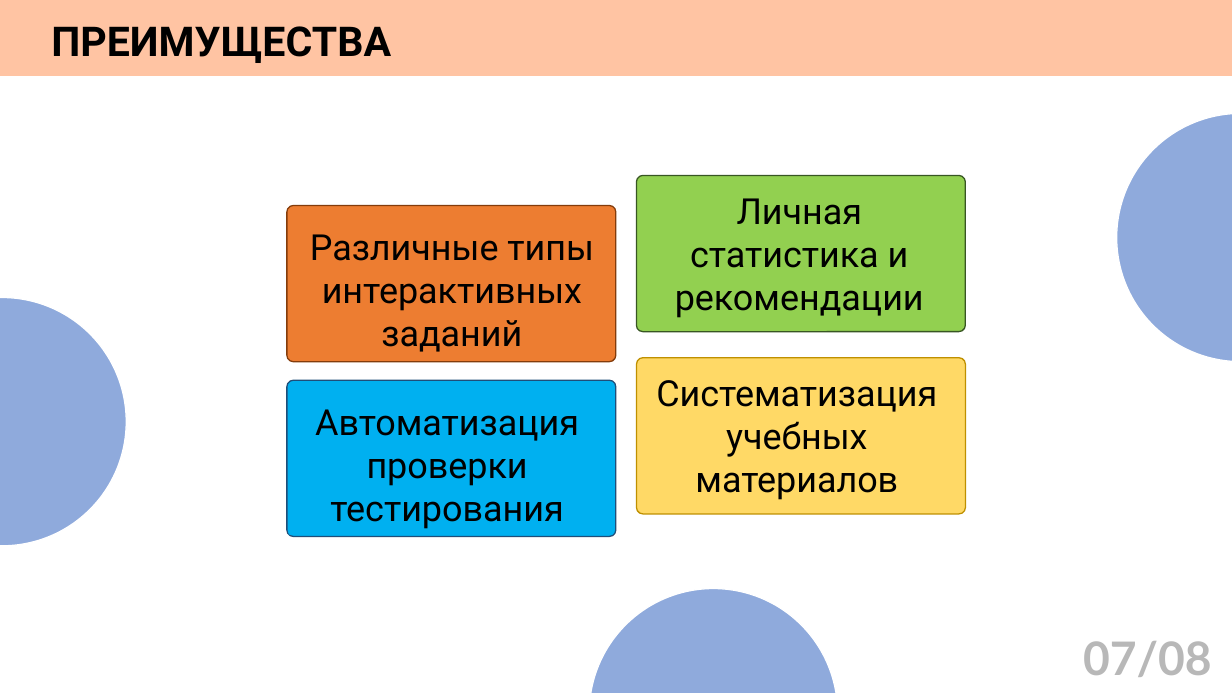
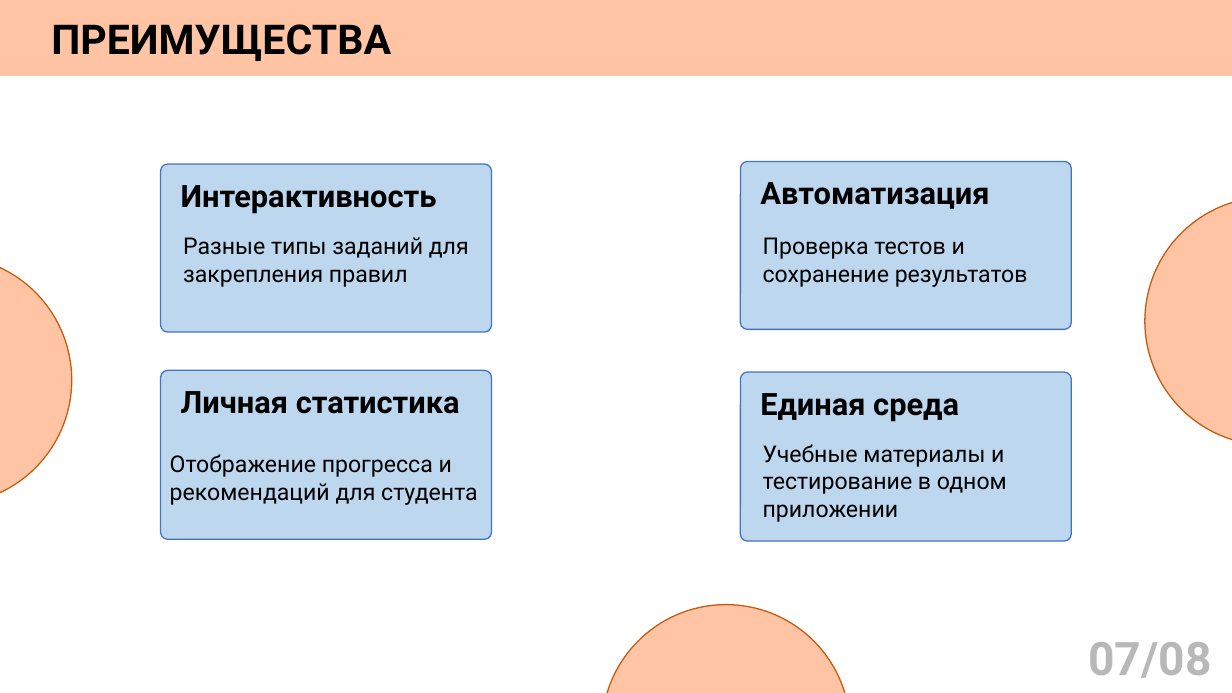
Before and after one commit to AngelGrinota/presentation, a slide deck: slide 7 of презентация.pptx. Drawn at 1232x693 pixels with LibreOffice and Linux fonts; fonts in the diff are those of the drawing. Boxes give left, top, right and bottom in pixels: in the first picture for what was removed or moved away, otherwise in the second. Text is boxed around its words. In the diff, an @@ line names an element or a change of style, - is before the commit and + after.

```diff
--- a/презентация.pptx
+++ b/презентация.pptx
@@ rounded rectangle: place and size @@
-rounded rectangle at (287,205,616,361)
+rounded rectangle at (161,165,492,333)
@@ rounded rectangle at (161,165,492,333): fill #ED7D31 to #BDD7EE; outline #843C0B 1 pt to #4472C4 1 pt @@
@@ rounded rectangle: place and size @@
-rounded rectangle at (637,176,966,332)
+rounded rectangle at (740,162,1071,330)
@@ rounded rectangle at (740,162,1071,330): fill #92D050 to #BDD7EE; outline #385723 1 pt to #4472C4 1 pt @@
@@ text added at (181,185,437,214), 24 pt, text #000000, bold @@
+Интерактивность
@@ text added at (760,182,989,209), 24 pt, text #000000, bold @@
+Автоматизация
@@ fill #8FAADC to #FFC4A3; outline #FFFFFF 1 pt to #C55A11 1 pt in 3 elements at (602,604,850,693), (0,256,72,505), (1145,197,1232,445) @@
@@ ellipse: place and size @@
-ellipse at (1117,114,1232,362)
+ellipse at (1145,197,1232,445)
@@ text added at (183,237,469,287), 18 pt, text #000000 @@
+Разные типы заданий для закрепления правил
@@ rectangle removed at (298,220,606,360) @@
-Различные типы интерактивных заданий
@@ text added at (763,237,1028,287), 18 pt, text #000000 @@
+Проверка тестов и сохранение результатов
@@ ellipse: place and size @@
-ellipse at (0,298,127,546)
+ellipse at (0,256,72,505)
@@ rounded rectangle: place and size @@
-rounded rectangle at (287,380,616,536)
+rounded rectangle at (161,371,492,540)
@@ rounded rectangle at (161,371,492,540): fill #00B0F0 to #BDD7EE; outline #1F4E79 1 pt to #4472C4 1 pt @@
@@ text removed at (656,380,937,500) @@
-Систематизация учебных материалов
@@ rounded rectangle: place and size @@
-rounded rectangle at (637,358,966,514)
+rounded rectangle at (740,372,1071,542)
@@ rounded rectangle at (740,372,1071,542): fill #FFD966 to #BDD7EE; outline #BF9000 1 pt to #4472C4 1 pt @@
@@ text at (181,391,460,414): text changed; size 28 to 24 pt; bold on @@
-Личная статистика и рекомендации
+Личная статистика
@@ rectangle removed at (288,395,605,534) @@
-Автоматизация проверки тестирования
@@ text added at (760,393,959,422), 24 pt, text #000000, bold @@
+Единая среда
@@ text added at (763,444,1007,522), 18 pt, text #000000 @@
+Учебные материалы и тестирование в одном приложении
@@ text added at (170,454,478,505), 18 pt, text #000000 @@
+Отображение прогресса и рекомендаций для студента
@@ ellipse: place and size @@
-ellipse at (590,589,838,693)
+ellipse at (602,604,850,693)
@@ text "07/08" at (1088,642,1211,678): font Lato to Roboto @@
```
Also in this commit, not shown: 8 other slides changed, 1 other file.
